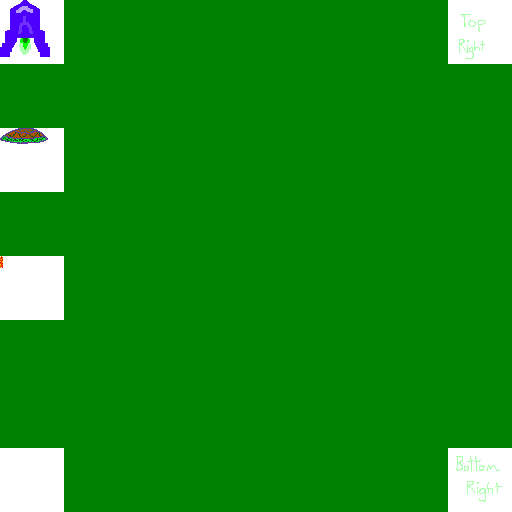
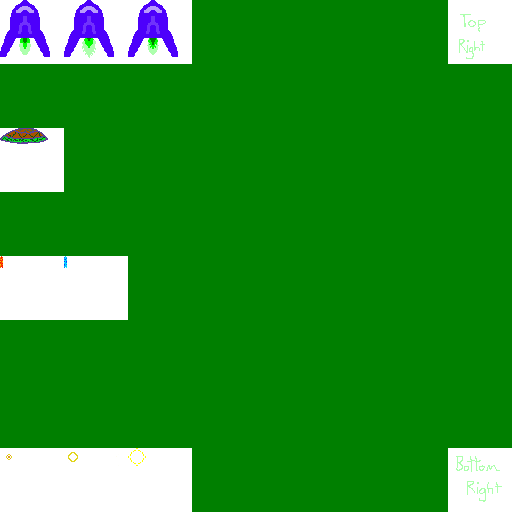
Layers edited between the first and the second (512, 512) image:
painted on "Background" over [0, 0, 192, 512]
